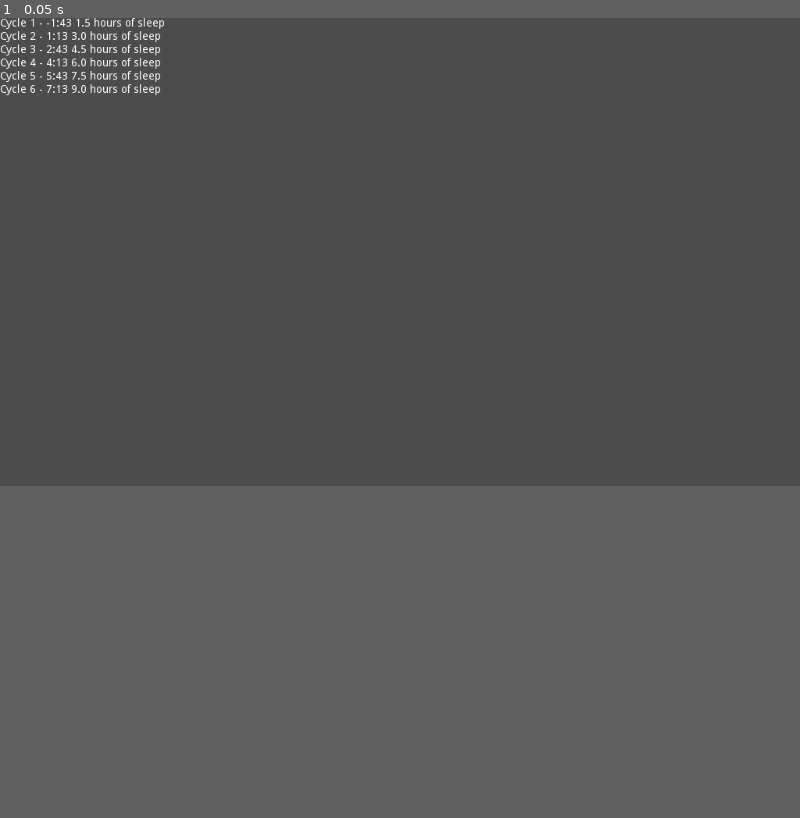
Above: before the commit, frame 1.
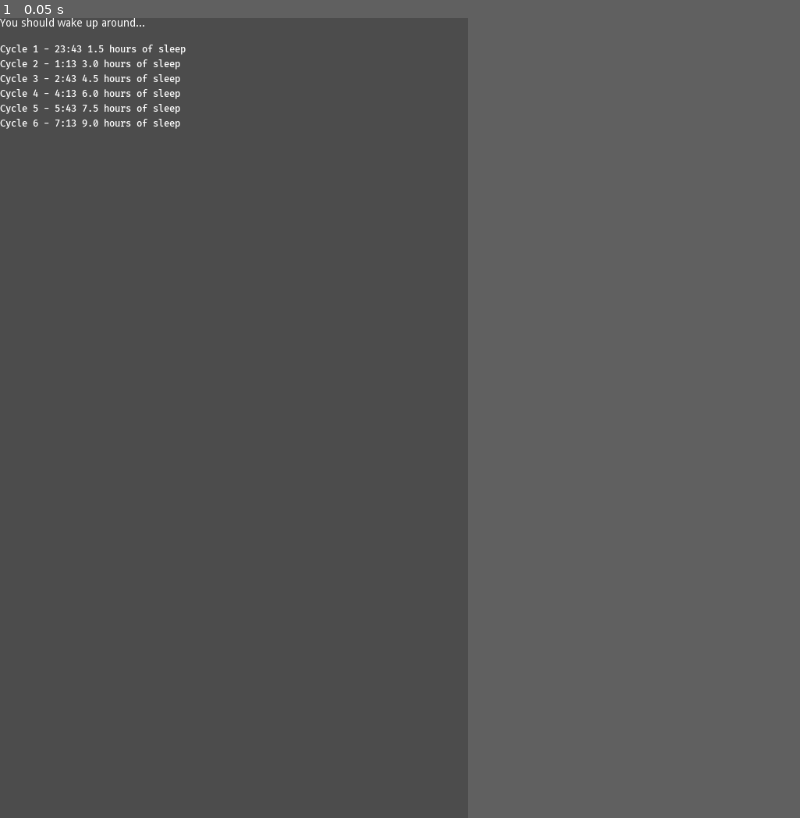
Above: after the commit, the same moment.

Repository: FrederickKDP/SleepTime
Game: Godot game, scene res://Main.tscn
Same seed, same stepped clock (60 frames per second), same inputs: the game is played once before the commit and once after it.
Inputs:
- Up to frame 1 (0.05 s): no input
In our replay, the window is 800x468 before the commit and 468x800 after it. These sizes can differ from the game's own. Grey fills any space a smaller window leaves; there, only what the larger window draws over its background counts as a difference.

The runs differ from the first frame. In frame 1, 0.9% of the frame differs, in the area x 0-24%, y 0-14%.

Commit message:
Font.Warnings

Diff:
--- a/Main.tscn
+++ b/Main.tscn
@@ -1,14 +1,29 @@
-[gd_scene load_steps=2 format=2]
+[gd_scene load_steps=4 format=2]
 
 [ext_resource path="res://ShowTime.gd" type="Script" id=1]
+[ext_resource path="res://Fira_Code_v5.2/ttf/FiraCode-Medium.ttf" type="DynamicFontData" id=2]
+
+[sub_resource type="DynamicFont" id=1]
+size = 12
+font_data = ExtResource( 2 )
 
 [node name="Main" type="Node"]
 
 [node name="Time" type="Label" parent="."]
+margin_top = 32.0
 margin_right = 40.0
-margin_bottom = 14.0
+margin_bottom = 48.0
+custom_fonts/font = SubResource( 1 )
 text = "00:00"
 script = ExtResource( 1 )
 __meta__ = {
 "_edit_use_anchors_": false
 }
+
+[node name="Label" type="Label" parent="."]
+margin_right = 40.0
+margin_bottom = 14.0
+text = "You should wake up around..."
+__meta__ = {
+"_edit_use_anchors_": false
+}
--- a/ShowTime.gd
+++ b/ShowTime.gd
@@ -33,4 +33,4 @@
 	var sleepCycle = timerF.createTime(1,30)
 	var cycle1 = timerF.addTimes(now, sleepCycle)
 	var duration1 = timerF.timeToHours(sleepCycle)
-	text = "Cycle 1 - "+str(cycle1.hour) +":"+ ("%02d"%cycle1.minute) +" "+("%.1f"%duration1)+" hours of sleep"+"\n"
+	text = "Cycle "+str(cycles)+" - "+str(cycle1.hour) +":"+ ("%02d"%cycle1.minute) +" "+("%.1f"%duration1)+" hours of sleep"+"\n"
--- a/TimeF.gd
+++ b/TimeF.gd
@@ -22,7 +22,7 @@
 
 func multiTime(var time, multi:float):
 	var minutes : int = (time.hour*HOUR) + time.minute
-	minutes = round(float(minutes) *multi)
+	minutes = int(round(minutes *multi))
 	var newHours = minOverflowHours(minutes)
 	var newMins = minutes-(newHours*HOUR)
 
@@ -34,13 +34,13 @@
 	return newTime
 
 func equalizeHours(hours : int) -> int:
-	var days : int = round(float(hours)/DAY)
-	var result = hours-(days*DAY)
+	var days : int = int(floor(float(hours)/DAY))
+	var result = abs(hours-(days*DAY))
 	return result
 
 func minOverflowHours(mins:int) -> int:
-	var result = float(mins/HOUR)
-	return int(round(result))
+	var result = float(mins)/HOUR
+	return int(floor(result))
 
 func hoursToMin(hours:float) -> int:
 	var mins = hours*HOUR
--- a/project.godot
+++ b/project.godot
@@ -7,6 +7,11 @@
 ;   param=value ; assign values to parameters
 
 config_version=4
+
+_global_script_classes=[  ]
+_global_script_class_icons={
+
+}
 
 [application]
 
@@ -18,6 +23,12 @@
 
 TimeF="*res://TimeF.gd"
 
+[display]
+
+window/size/width=600
+window/size/height=1024
+window/handheld/orientation="portrait"
+
 [physics]
 
 common/enable_pause_aware_picking=true
Not shown, added: Fira_Code_v5.2/README.txt
Binary file added: Fira_Code_v5.2/ttf/FiraCode-Bold.ttf
Binary file added: Fira_Code_v5.2/ttf/FiraCode-Light.ttf
Binary file added: Fira_Code_v5.2/ttf/FiraCode-Medium.ttf
Binary file added: Fira_Code_v5.2/ttf/FiraCode-Regular.ttf
Binary file added: Fira_Code_v5.2/ttf/FiraCode-Retina.ttf
Binary file added: Fira_Code_v5.2/ttf/FiraCode-SemiBold.ttf
Binary file added: Fira_Code_v5.2/variable_ttf/FiraCode-VF.ttf
Binary file added: Fira_Code_v5.2/woff/FiraCode-Bold.woff
Binary file added: Fira_Code_v5.2/woff/FiraCode-Light.woff
Binary file added: Fira_Code_v5.2/woff/FiraCode-Medium.woff
Binary file added: Fira_Code_v5.2/woff/FiraCode-Regular.woff
(and 10 more such lines)
